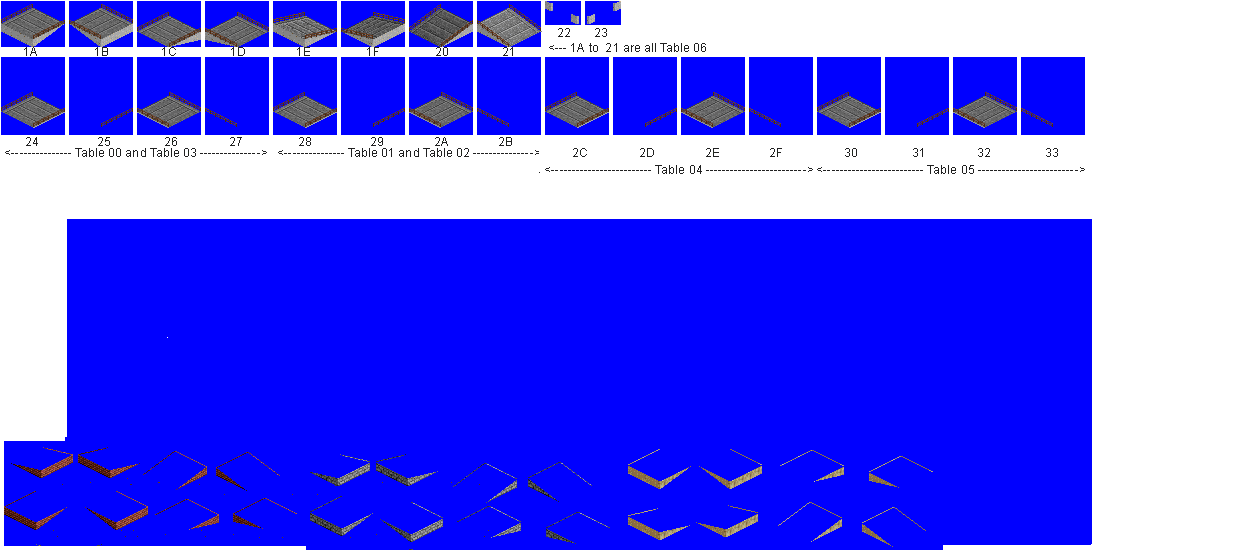
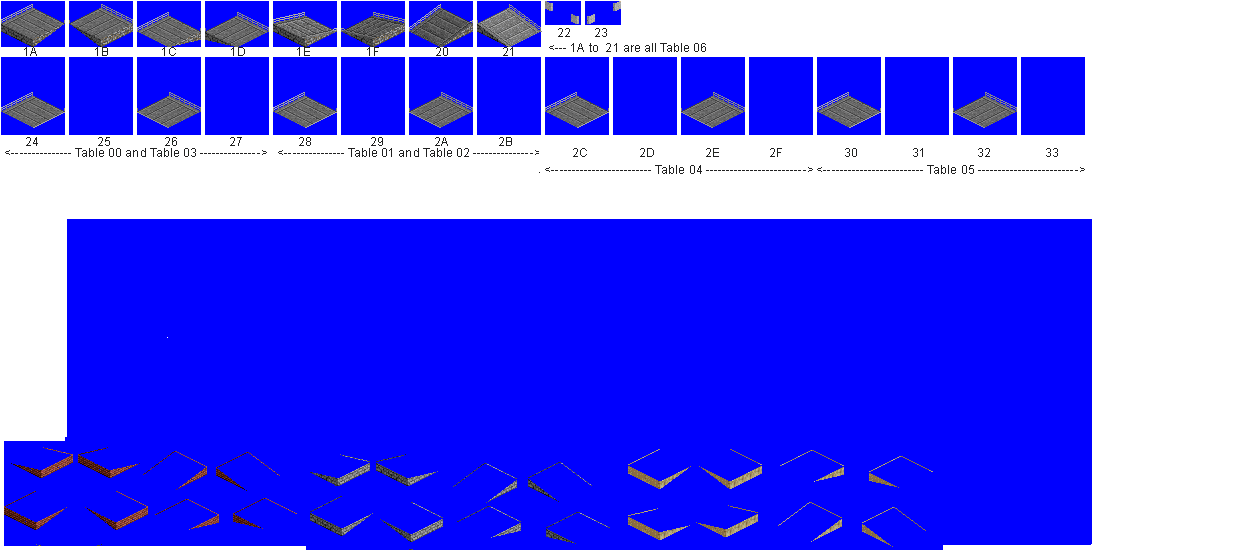
The second 1234x550 image is a revision of the first. Changes to its layers:
added layer "Pasted Layer #1" above "arch truss copy" over 1, 24, 508, 47
hid "glander" over 1, 4, 1053, 538
